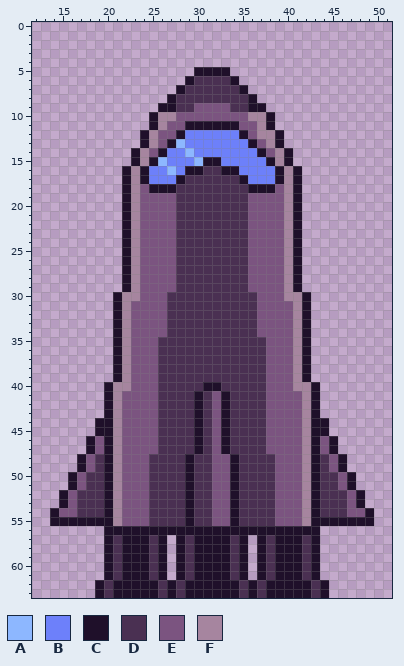
Pixel-art sprite, stored at Assets/sprites/space_ship.png. Above, as it was before the edit.
The file is 64x64 pixels. Shown: x 12..51, y 0..63.
Palette (. is transparent): A #8db7ff  B #6d80fa  C #1f102a  D #4a3052  E #7b5480  F #a6859f
Pixels before (only the part around the change), first column x 12:
 0 ........................................
 1 ........................................
 2 ........................................
 3 ........................................
 4 ........................................
 5 ..................CCCC..................
 6 .................CDDDDC.................
 7 ................CDDDDDDC................
 8 ...............CDDDDDDDDC...............
 9 ..............CCDDEEEEDDCC..............
10 .............CFFEEEEEEEEFFC.............
11 .............CFEECCCCCCEEFC.............
12 ............CFEECBBBBBBCEFFC............
13 ............CFECABBBBBBBCEFC............
14 ...........CFECBBABBBBBBBCEFC...........
15 ...........CFCABBBACCBBBBBCFC...........
16 ..........CFCBBABCCDDCCBBBBCFC..........
17 ..........CFCBBBCDDDDDDCBBBCFC..........
18 ..........CFECCCDDDDDDDDCCCEFC..........
19 ..........CFEEEEDDDDDDDDEEEEFC..........
20 ..........CFEEEEDDDDDDDDEEEEFC..........
21 ..........CFEEEEDDDDDDDDEEEEFC..........
22 ..........CFEEEEDDDDDDDDEEEEFC..........
23 ..........CFEEEEDDDDDDDDEEEEFC..........
24 ..........CFEEEEDDDDDDDDEEEEFC..........
25 ..........CFEEEEDDDDDDDDEEEEFC..........
26 ..........CFEEEEDDDDDDDDEEEEFC..........
27 ..........CFEEEEDDDDDDDDEEEEFC..........
28 ..........CFEEEEDDDDDDDDEEEEFC..........
29 ..........CFEEEEDDDDDDDDEEEEFC..........
30 .........CFFEEEDDDDDDDDDDEEEFFC.........
31 .........CFEEEEDDDDDDDDDDEEEEFC.........
32 .........CFEEEEDDDDDDDDDDEEEEFC.........
33 .........CFEEEEDDDDDDDDDDEEEEFC.........
34 .........CFEEEEDDDDDDDDDDEEEEFC.........
35 .........CFEEEDDDDDDDDDDDDEEEFC.........
36 .........CFEEEDDDDDDDDDDDDEEEFC.........
37 .........CFEEEDDDDDDDDDDDDEEEFC.........
38 .........CFEEEDDDDDDDDDDDDEEEFC.........
39 .........CFEEEDDDDDDDDDDDDEEEFC.........
40 ........CFFEEEDDDDDCCDDDDDEEEFFC........
41 ........CFEEEEDDDDCDECDDDDEEEEFC........
42 ........CFEEEEDDDDCDECDDDDEEEEFC........
43 ........CFEEEEDDDDCDECDDDDEEEEFC........
44 .......CCFEEEEDDDDCDECDDDDEEEEFCC.......
45 .......CCFEEEEDDDDCDECDDDDEEEEFCC.......
46 ......CECFEEEEDDDDCDECDDDDEEEEFCEC......
47 ......CECFEEEEDDDDCDECDDDDEEEEFCEC......
48 .....CEDCFEEEDDDDCDDEECDDDDEEEFCDEC.....
49 .....CEDCFEEEDDDDCDDEECDDDDEEEFCDEC.....
50 ....CEDDCFEEEDDDDCDDEECDDDDEEEFCDDEC....
51 ....CEDDCFEEEDDDDCDDEECDDDDEEEFCDDEC....
52 ...CEDDDCFEEEDDDDCDDEECDDDDEEEFCDDDEC...
53 ...CEDDDCFEEEDDDDCDDEECDDDDEEEFCDDDEC...
54 ..CEEDDDCFEEEDDDDCDDEECDDDDEEEFCDDDEEC..
55 ..CCCCCCCFEEEDDDDCDDEECDDDDEEEFCCCCCCC..
56 ........CCCCCCCCCCCCCCCCCCCCCCCC........
57 ........CDCCCDC.CDCCCCDC.CDCCCDC........
58 ........CDCCCDC.CDCCCCDC.CDCCCDC........
59 ........CDCCCDC.CDCCCCDC.CDCCCDC........
60 ........CDCCCDC.CDCCCCDC.CDCCCDC........
61 ........CDCCCDC.CDCCCCDC.CDCCCDC........
62 .......CDCCCCCDCDCCCCCCDCDCCCCCDC.......
63 .......CDCCCCCDCDCCCCCCDCDCCCCCDC.......
The result:
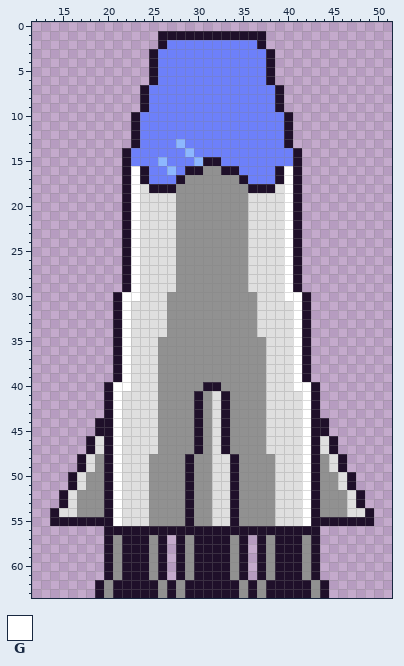
Colours new in this view: G #ffffff
Log entry: feat : Spaceship 이미지 변경
The exact change:
colour D: #4a3052 -> #919191
colour E: #7b5480 -> #dfdfdf
Changed rows in their new state; - is a pixel that keeps its letter.
first column x 21:
 1 -----CCCCCCCCCCCC-----
 2 -----CBBBBBBBBBBC-----
 3 ----CBBBBBBBBBBBBC----
 4 ----CBBBBBBBBBBBBC----
 5 ----CBBBBBBBBBBBBC----
 6 ----CBBBBBBBBBBBBC----
 7 ---CBBBBBBBBBBBBBBC---
 8 ---CBBBBBBBBBBBBBBC---
 9 ---CBBBBBBBBBBBBBBC---
10 --CBBBBBBBBBBBBBBBBC--
11 --CBBBBBBBBBBBBBBBBC--
12 --CBBBBB------BBBBBC--
13 --CBBBB--------BBBBC--
14 -CBBBB----------BBBBC-
15 -CBBB------------BBBC-
16 --G----------------G--
17 --G----------------G--
18 --G----------------G--
19 --G----------------G--
20 --G----------------G--
21 --G----------------G--
22 --G----------------G--
23 --G----------------G--
24 --G----------------G--
25 --G----------------G--
26 --G----------------G--
27 --G----------------G--
28 --G----------------G--
29 --G----------------G--
30 -GG----------------GG-
31 -G------------------G-
32 -G------------------G-
33 -G------------------G-
34 -G------------------G-
35 -G------------------G-
36 -G------------------G-
37 -G------------------G-
38 -G------------------G-
39 -G------------------G-
40 GG------------------GG
41 G--------------------G
42 G--------------------G
43 G--------------------G
44 G--------------------G
45 G--------------------G
46 G--------------------G
47 G--------------------G
48 G--------------------G
49 G--------------------G
50 G--------------------G
51 G--------------------G
52 G--------------------G
53 G--------------------G
54 G--------------------G
55 G--------------------G
Boxes around the changes in both pictures, in picture pixels (x1, y1, x2, y2):
changed: (59, 31, 365, 598)
